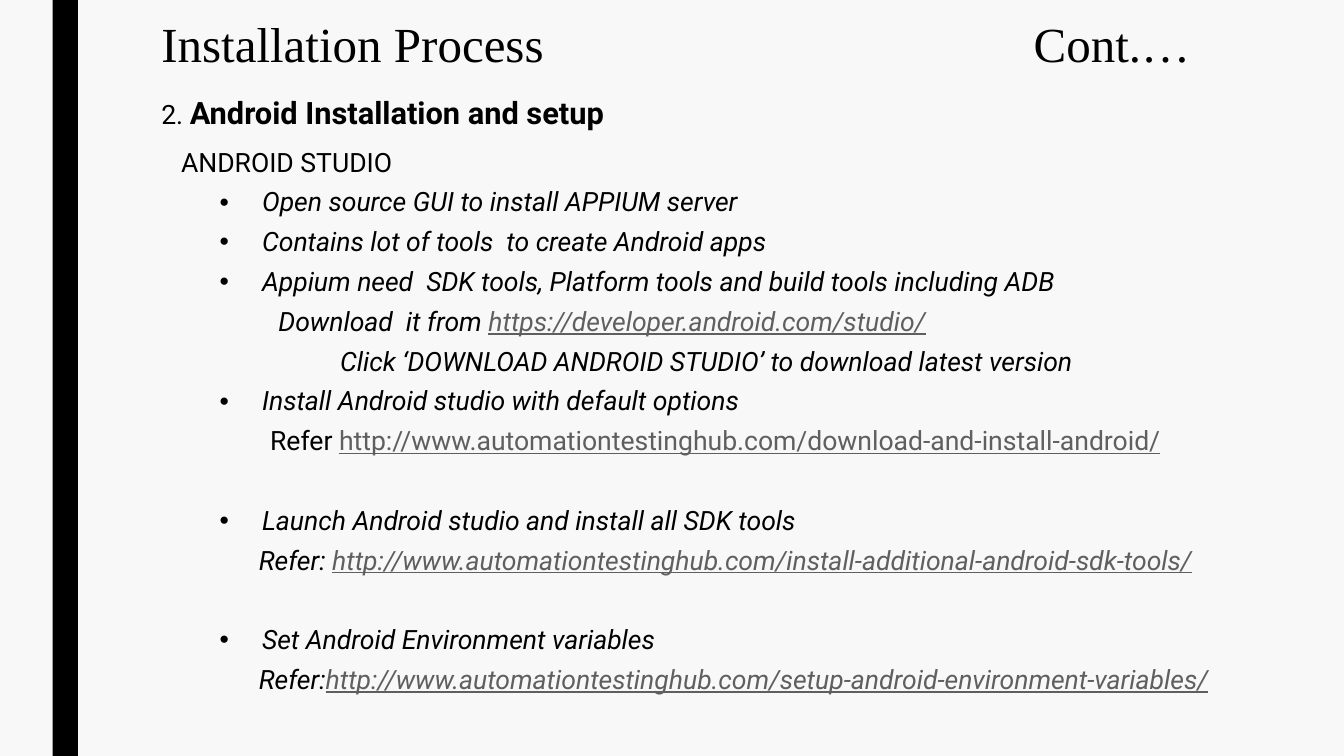
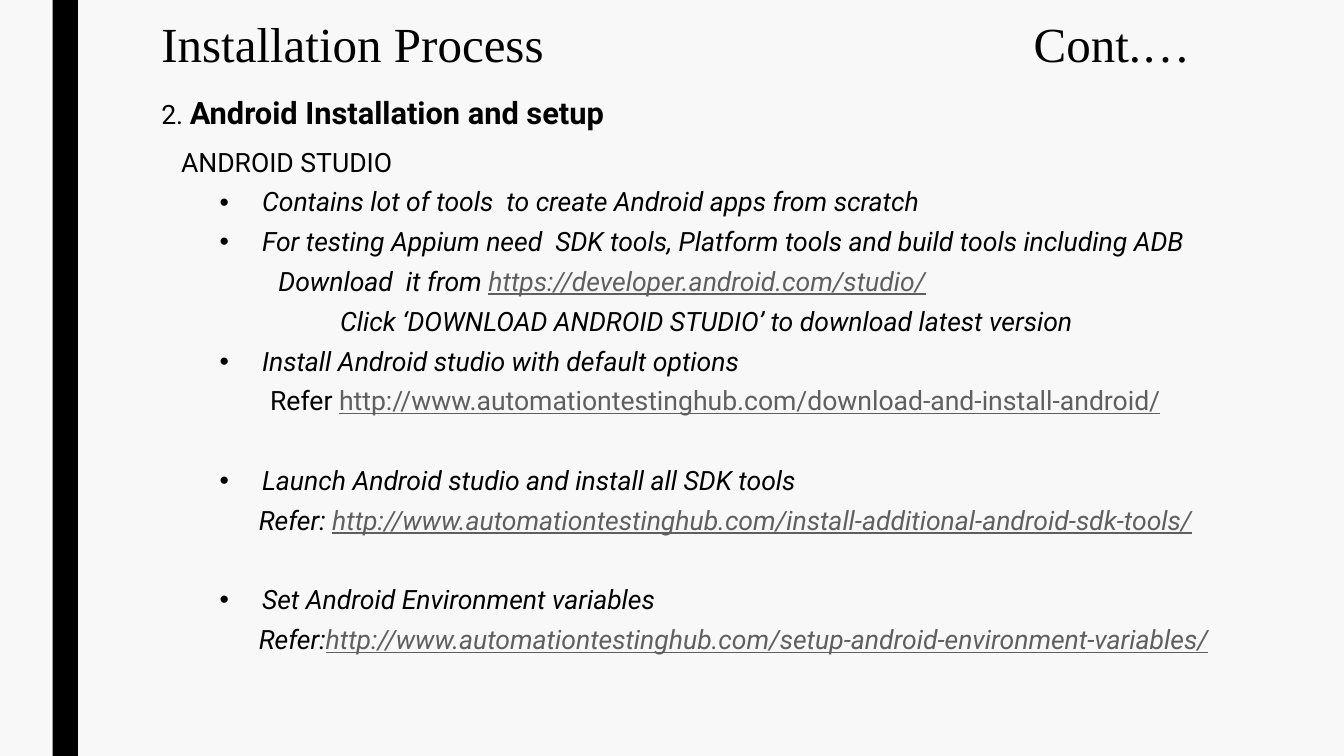
Before and after one commit to sunithatestanalyst/MobileTesting, a slide deck: slide 3 of Mobile_testing_installation process.pptx. Drawn at 1344x756 pixels with LibreOffice and Linux fonts; fonts in the diff are those of the drawing. Boxes give left, top, right and bottom in pixels: in the first picture for what was removed or moved away, otherwise in the second. Text is boxed around its words. In the diff, an @@ line names an element or a change of style, - is before the commit and + after.

Commit message:
Changed  details about andriod studio

```diff
--- a/Mobile_testing_installation process.pptx
+++ b/Mobile_testing_installation process.pptx
@@ text at [262, 190, 1184, 257]: text changed @@
-  • Open source GUI to install APPIUM server
-  • Contains lot of tools to create Android apps
-  • Appium need SDK tools, Platform tools and build tools including ADB
+  • Contains lot of tools to create Android apps from scratch
+  • For testing Appium need SDK tools, Platform tools and build tools including ADB
```
